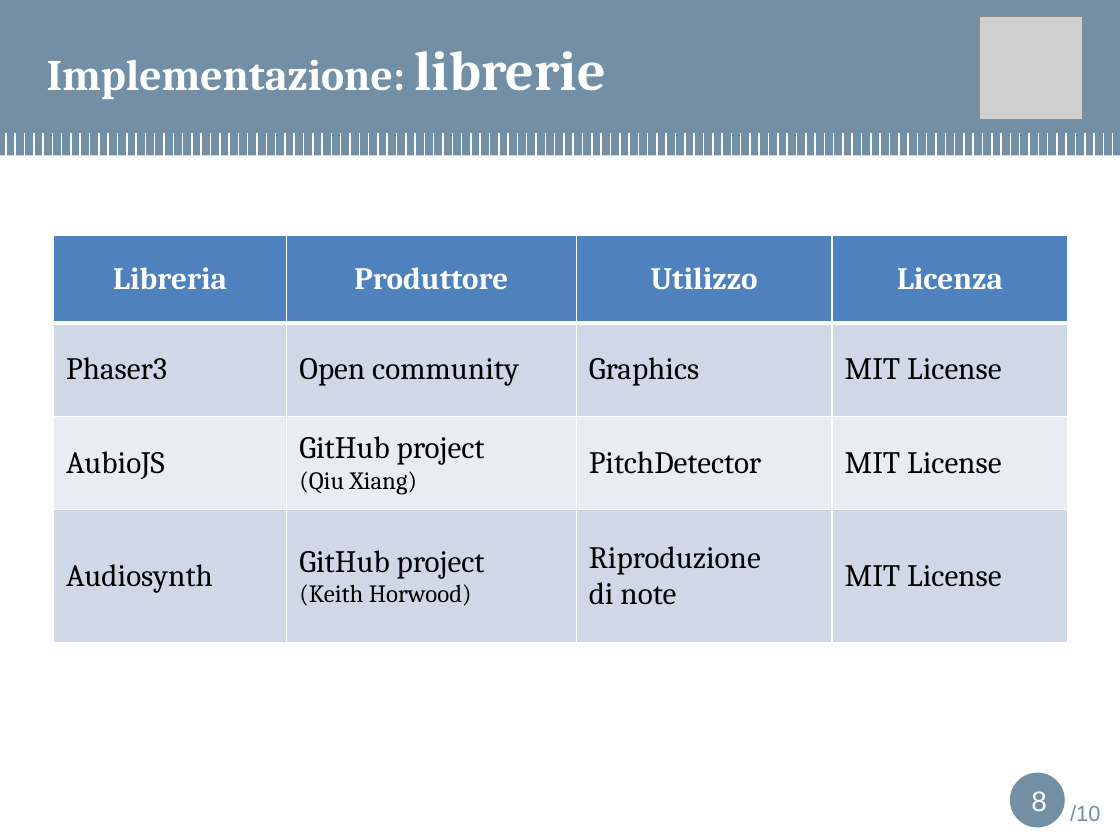
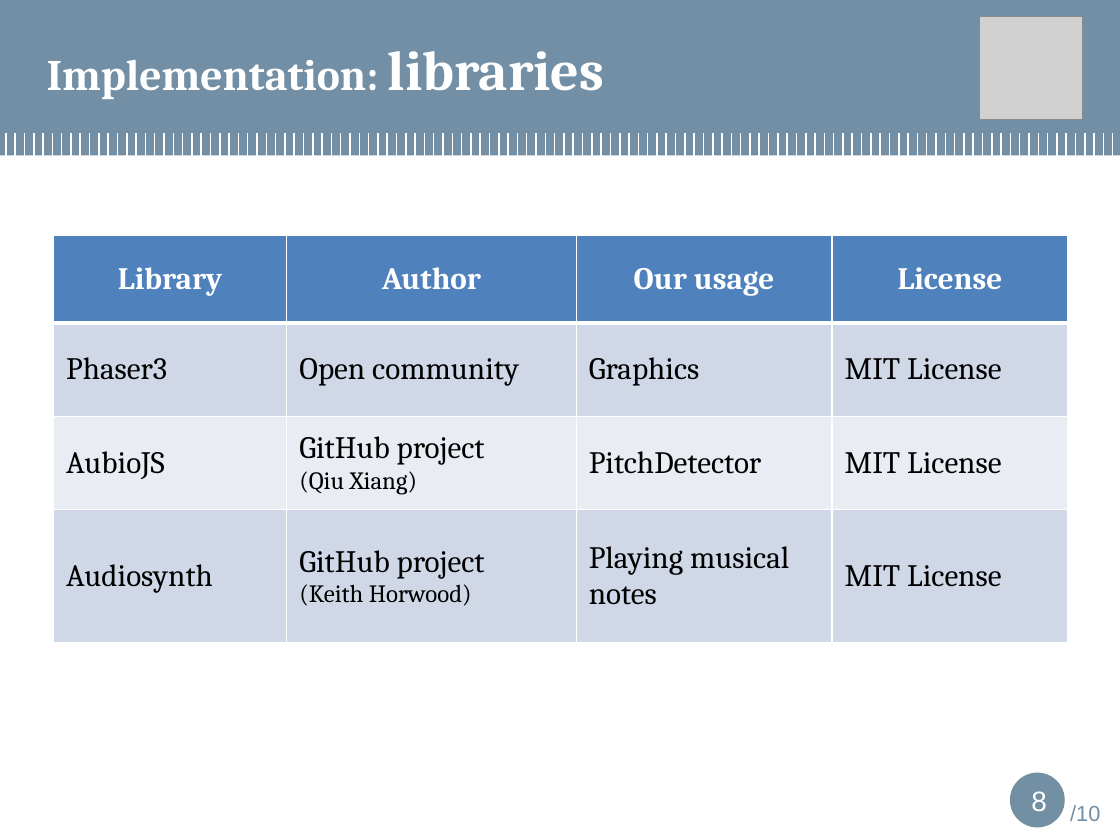
Before and after one commit to maeprojects/jumpapp, a slide deck: slide 8 of bozza presentation.pptx. Drawn at 1120x840 pixels with LibreOffice and Linux fonts; fonts in the diff are those of the drawing; grey boxes stand for pictures; background and template pictures are left out. Boxes give left, top, right and bottom in pixels: in the first picture for what was removed or moved away, otherwise in the second. Text is boxed around its words. In the diff, an @@ line names an element or a change of style, - is before the commit and + after.

```diff
--- a/bozza presentation.pptx
+++ b/bozza presentation.pptx
@@ title at [47,51,605,99]: text changed @@
-Implementazione: librerie
+Implementation: libraries
@@ table at [54,235,1067,643] @@
-row 1: Libreria | Produttore | Utilizzo | Licenza
+row 1: Library | Author | Our usage | License
-row 4, column 3: Riproduzione di note
+row 4, column 3: Playing musical notes
```
Also in this commit, not shown: 9 other slides changed.
